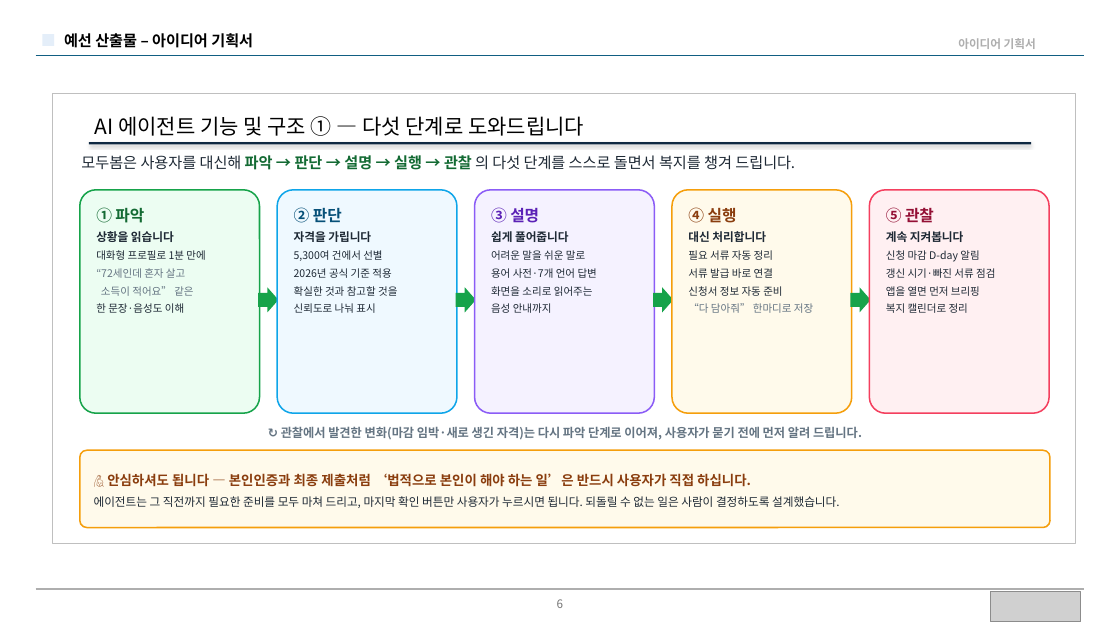
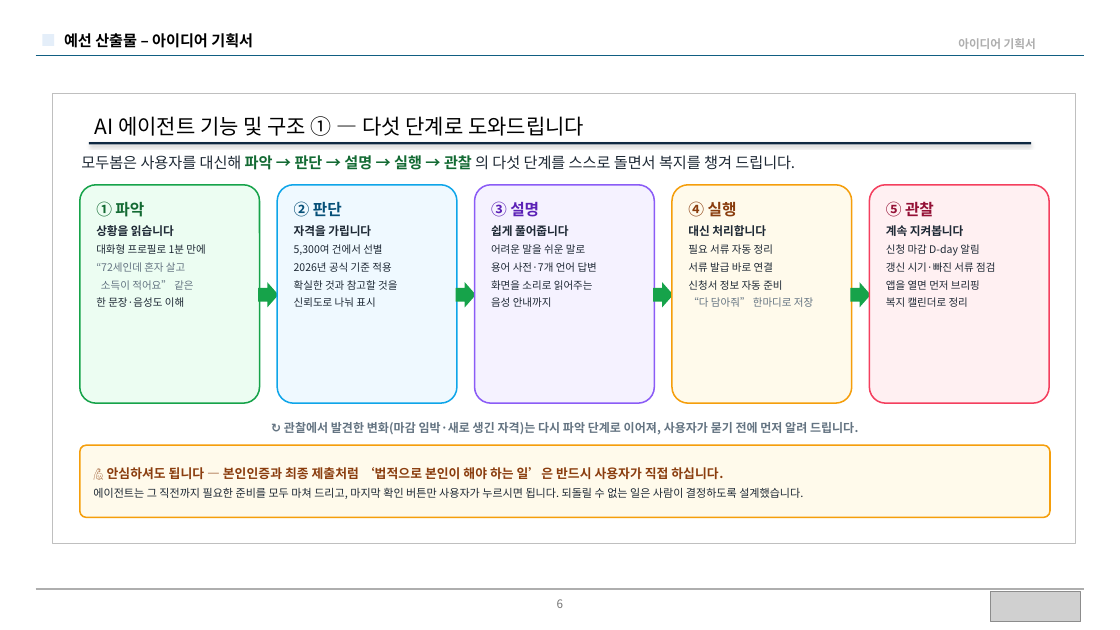
Before and after one commit to BioCode67/modoo-bom, a slide deck: slide 6 of docs/제출/모두봄-예선기획서-20p-규정안전판.pptx. Drawn at 1120x630 pixels with LibreOffice and Linux fonts; fonts in the diff are those of the drawing; grey boxes stand for pictures. Boxes give left, top, right and bottom in pixels: in the first picture for what was removed or moved away, otherwise in the second. Text is boxed around its words. In the diff, an @@ line names an element or a change of style, - is before the commit and + after.

Commit message:
docs(제출): 예선 기획서 v3.1 — 프레임 오버플로 전면 수정·친절 톤·팀원 형식·복지관 파일럿
피드백 반영:
1. 박스가 양식 작성영역(세로 6.46″)을 넘던 문제 — 빌드 시 오버플로 자동검증(verify) 추가해 전 슬라이드
   프레임 안으로 재배치(초과 0건 확인)
2. 배경② 등 홍보성 어투 → 친절한 서비스 소개체로('직접 만들어 보며 알게 된 것들', '~보았습니다')
3. 복지관 현장 파일럿 완료 반영(효과② 상단 배너 + 통계 카드 + 로드맵 '지금·예선')
4. 팀원 형식: 팀장/팀원 구분 없이 이름순 '이름(컴퓨터공학전공)' 나열

폰트 임베딩 유지(Pretendard). PowerPoint 렌더로 전수 검증 완료.

```diff
--- a/docs/제출/모두봄-예선기획서-20p-규정안전판.pptx
+++ b/docs/제출/모두봄-예선기획서-20p-규정안전판.pptx
@@ rounded rectangle "① 파악" resized from (x1=80, y1=190, x2=260, y2=413) to (x1=80, y1=185, x2=260, y2=403) @@
@@ rounded rectangle "② 판단" resized from (x1=277, y1=190, x2=457, y2=413) to (x1=277, y1=185, x2=457, y2=403) @@
@@ rounded rectangle "③ 설명" resized from (x1=475, y1=190, x2=655, y2=413) to (x1=475, y1=185, x2=655, y2=403) @@
@@ rounded rectangle "④ 실행" resized from (x1=672, y1=190, x2=852, y2=413) to (x1=672, y1=185, x2=852, y2=403) @@
@@ rounded rectangle "⑤ 관찰" resized from (x1=870, y1=190, x2=1049, y2=413) to (x1=870, y1=185, x2=1049, y2=403) @@
@@ 4 right arrows moved together from (x1=258, y1=287, x2=870, y2=313) to (x1=258, y1=282, x2=870, y2=308) @@
@@ text "↻ 관찰에서 발견한 변화(마감 임박·새로 ..." at (x1=284, y1=422, x2=859, y2=435): size 10.5 to 10.3 pt @@
@@ rounded rectangle "🙋 안심하셔도 됩니다 — 본인인증과 ..." resized from (x1=80, y1=450, x2=1050, y2=528) to (x1=80, y1=445, x2=1050, y2=518) @@
@@ rounded rectangle "🙋 안심하셔도 됩니다 — 본인인증과 ..." at (x1=80, y1=445, x2=1050, y2=518): size 11.5 to 11 pt in "🙋 안심하셔도 됩니다 — 본인인증과 최종 제출처럼 ..."; size 10 to 9.5 pt in "에이전트는 그 직전까지 필요한 준비를 모두 마쳐 ..."; less space between paragraphs @@
```
Also in this commit, not shown: 12 other slides changed, 2 other files.
